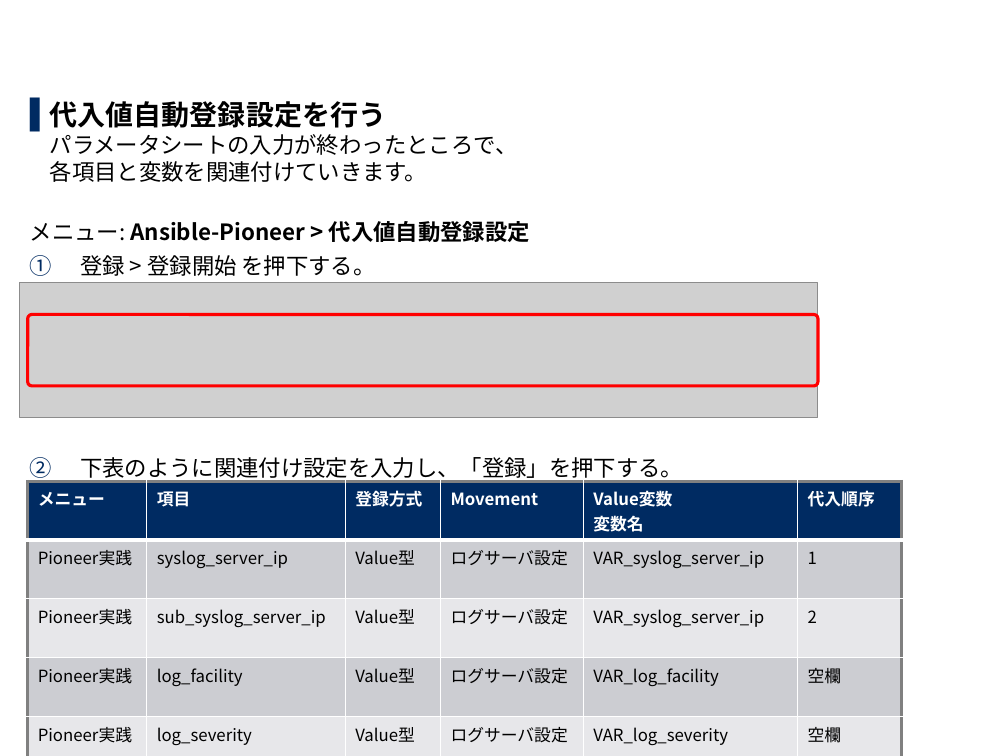
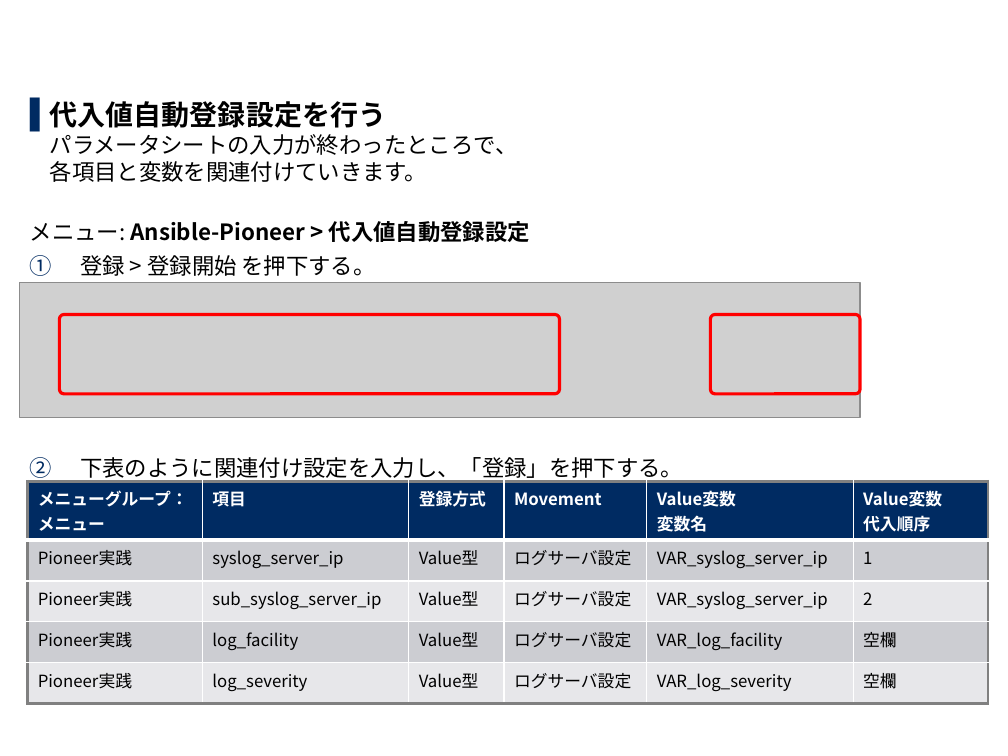
Before and after one commit to exastro-suite/it-automation-docs, a slide deck: slide 59 of asset/Learn_ja/ITA-Ansible-Driver_ja_practice.pptx. Drawn at 1008x756 pixels with LibreOffice and Linux fonts; fonts in the diff are those of the drawing; grey boxes stand for pictures; background and template pictures are left out. Boxes give left, top, right and bottom in pixels: in the first picture for what was removed or moved away, otherwise in the second. Text is boxed around its words. In the diff, an @@ line names an element or a change of style, - is before the commit and + after.

```diff
--- a/asset/Learn_ja/ITA-Ansible-Driver_ja_practice.pptx
+++ b/asset/Learn_ja/ITA-Ansible-Driver_ja_practice.pptx
@@ picture resized from (x1=20, y1=282, x2=818, y2=417) to (x1=20, y1=282, x2=861, y2=417) @@
@@ rounded rectangle resized from (x1=27, y1=314, x2=817, y2=386) to (x1=59, y1=314, x2=559, y2=394) @@
@@ rounded rectangle added at (x1=711, y1=314, x2=860, y2=394), outline #FF0000 2.25 pt @@
@@ table at (x1=27, y1=481, x2=989, y2=695) @@
-row 1, column 1: メニュー
+row 1, column 1: メニューグループ： / メニュー
-row 1, column 6: 代入順序
+row 1, column 6: Value変数 / 代入順序
@@ table resized from (x1=27, y1=481, x2=902, y2=749) to (x1=27, y1=481, x2=989, y2=695) @@
```
Also in this commit, not shown: 35 other slides changed, 1 other file.
